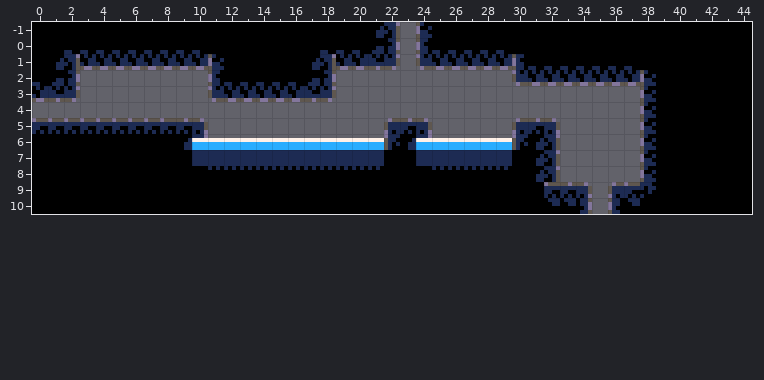
An edit to a level. Tiled map, data/maps/room10.tmx. Above, as it was before the edit.
Cells are 8x8 px. Shown: x 0..44, y -1..10. The commit also replaced the tileset; all pictures use the new one.
New version:
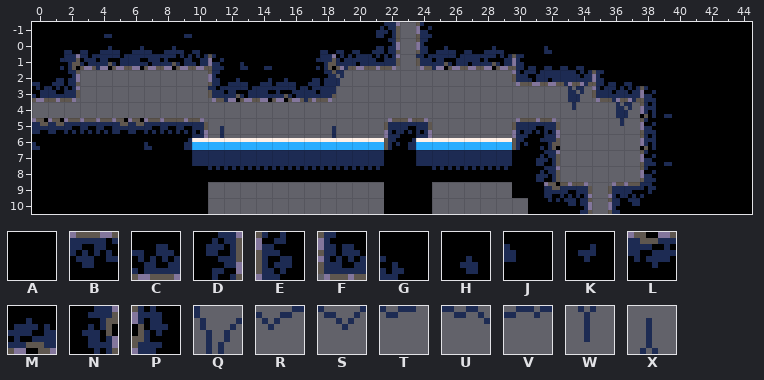
Key: from "tileset": A 0, B 1, C 1 turned 180, D 2, E 2 turned 180, F 3 turned 180, G 4 turned 180, H 7, J 8, K 9, L 10, M 10 turned 180, N 11 flipped left-right, P 11 flipped up-down, Q 64 "decor", R 65 "decor", S 66 "decor", T 67 "decor", U 68 "decor", V 69 "decor", W 80 "decor", X 80 flipped up-down "decor".
_ is an empty cell.
Change:
{"where": "layer \"Tiles\""}
{"y":0,"x":4,"old":"A","new":"K"}
{"y":0,"x":9,"old":"A","new":"K"}
{"y":1,"x":4,"old":"C","new":"M"}
{"y":1,"x":6,"old":"C","new":"M"}
{"y":1,"x":8,"old":"C","new":"M"}
{"y":1,"x":25,"old":"C","new":"M"}
{"y":1,"x":28,"old":"C","new":"M"}
{"y":1,"x":31,"old":"AA","new":"HJ"}
{"y":2,"x":1,"old":"D","new":"N"}
{"y":2,"x":3,"old":"____","new":"STUV"}
{"y":2,"x":12,"old":"AAA","new":"HJK"}
{"y":2,"x":17,"old":"D__","new":"NQR"}
{"y":2,"x":24,"old":"____","new":"STUV"}
{"y":2,"x":35,"old":"CCCG","new":"GAAA"}
{"y":3,"x":12,"old":"C","new":"M"}
{"y":3,"x":14,"old":"CC","new":"MM"}
{"y":3,"x":18,"old":"_","new":"W"}
{"y":3,"x":31,"old":"_______E","new":"UVQRFCCG"}
{"y":4,"x":11,"old":"____","new":"STUV"}
{"y":4,"x":16,"old":"__","new":"ST"}
{"y":4,"x":33,"old":"_","new":"W"}
{"y":4,"x":36,"old":"__","new":"QR"}
{"y":5,"x":36,"old":"_","new":"W"}
{"y":5,"x":38,"old":"EA","new":"PK"}
{"y":6,"x":0,"old":"BB","new":"LL"}
{"y":6,"x":5,"old":"BB","new":"LL"}
{"y":6,"x":11,"old":"_","new":"X"}
{"y":6,"x":18,"old":"_","new":"X"}
{"y":7,"x":0,"old":"A","new":"J"}
{"y":7,"x":6,"old":"AA","new":"HJ"}
{"y":7,"x":31,"old":"D","new":"N"}
{"y":7,"x":38,"old":"E","new":"P"}
{"y":8,"x":39,"old":"A","new":"K"}
{"y":10,"x":10,"old":"AAAAAAAAAAAA","new":"____________"}
{"y":10,"x":24,"old":"AAAAAAA","new":"_______"}
{"y":10,"x":32,"old":"B","new":"L"}
{"label":"changed","picture_box":[56,34,192,70]}
{"label":"changed","picture_box":[416,46,496,70]}
{"label":"changed","picture_box":[528,46,672,166]}
{"label":"changed","picture_box":[208,54,364,138]}
{"label":"changed","picture_box":[32,118,64,150]}
{"label":"changed","picture_box":[116,118,152,150]}
{"label":"removed","picture_box":[208,182,384,214]}
{"label":"changed","picture_box":[432,182,560,214]}
